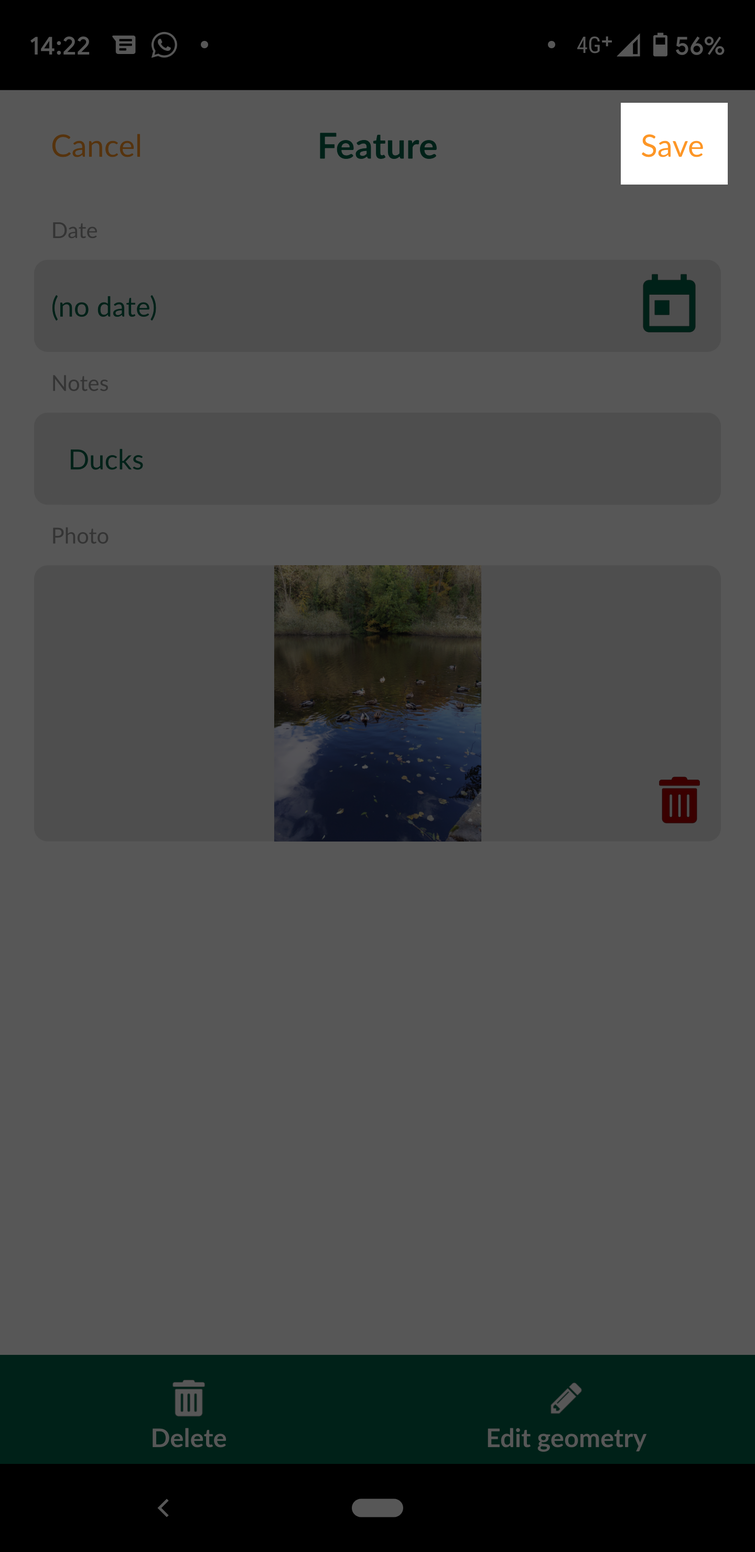
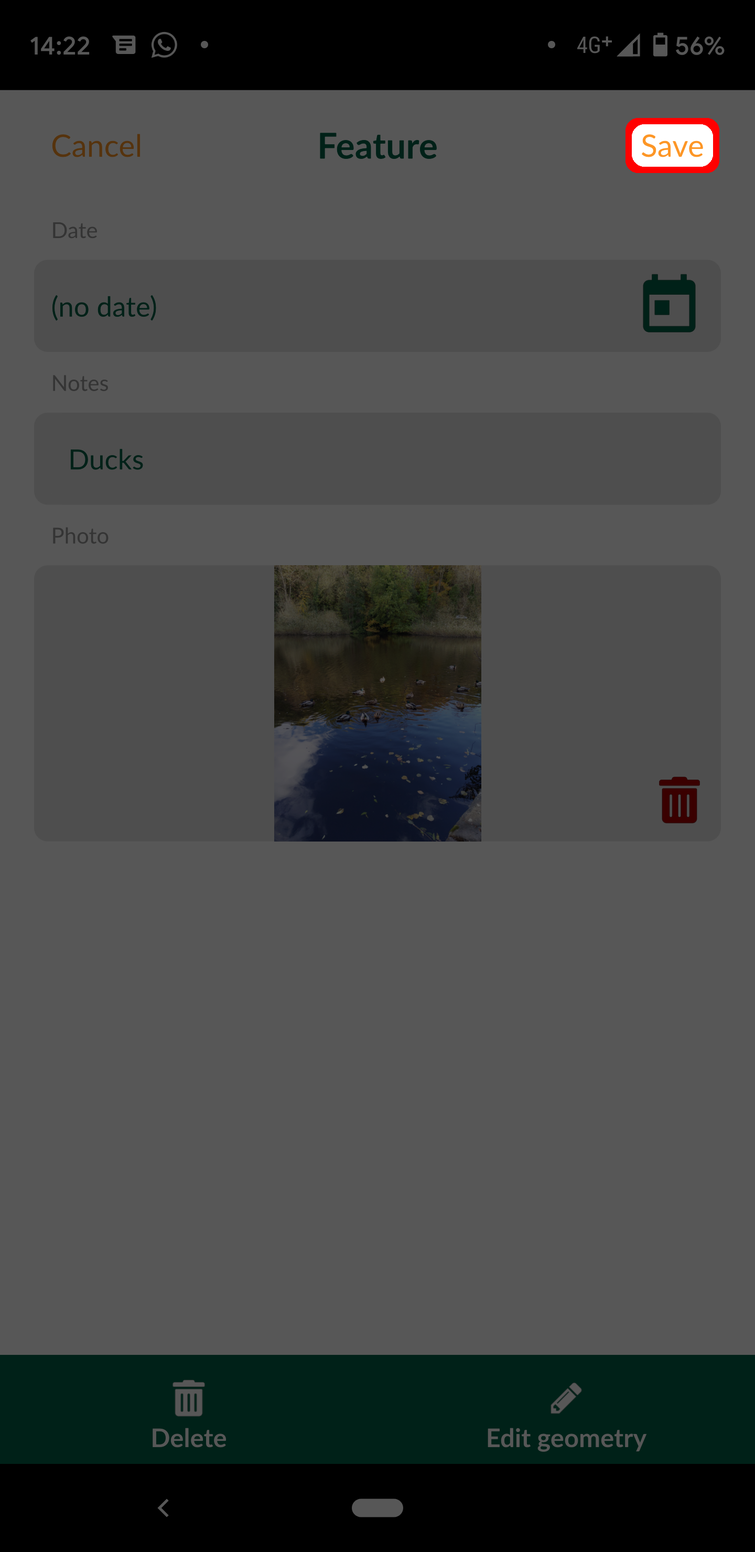
Layer changes from the first 755px x 1552px image to the second:
added layer "Red" above "Black" over [625,118,720,174]
painted on "Black" over [620,102,728,185]
